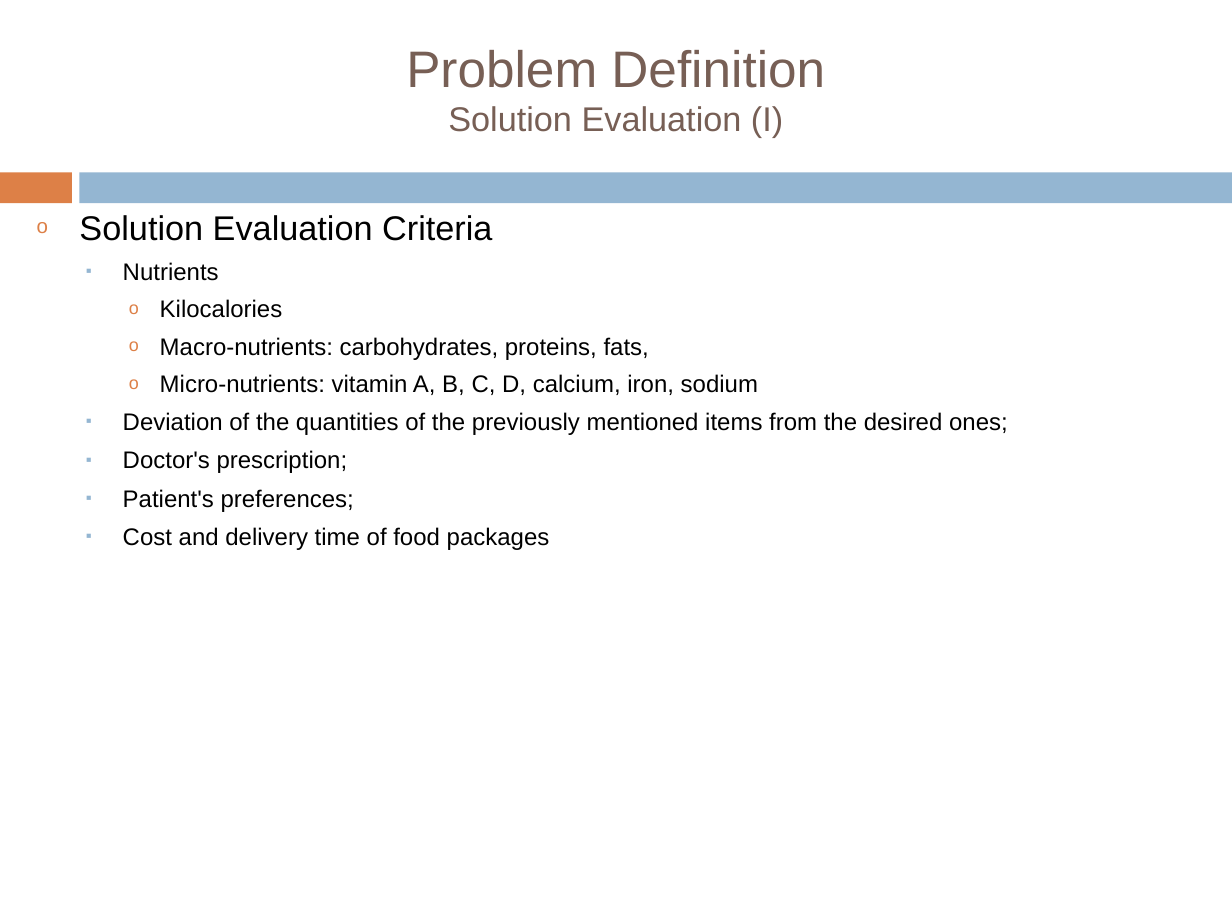
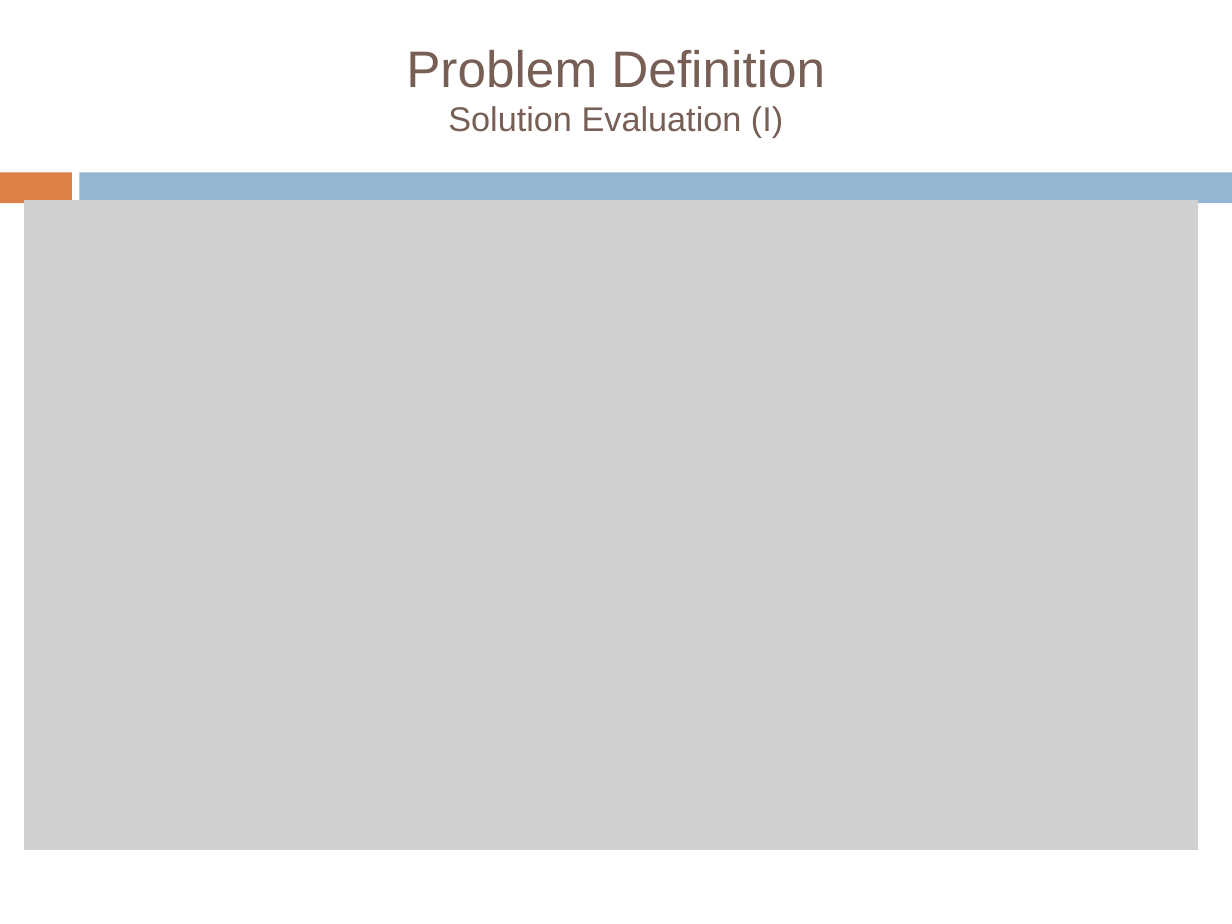
Before and after one commit to tiberiu-b/Diet4EldersDocumentation, a slide deck: slide 13 of Prezentare/TiberiuBoros.pptx. Drawn at 1232x924 pixels with LibreOffice and Linux fonts; fonts in the diff are those of the drawing; grey boxes stand for pictures; background and template pictures are left out. Boxes give left, top, right and bottom in pixels: in the first picture for what was removed or moved away, otherwise in the second. Text is boxed around its words. In the diff, an @@ line names an element or a change of style, - is before the commit and + after.

```diff
--- a/Prezentare/TiberiuBoros.pptx
+++ b/Prezentare/TiberiuBoros.pptx
@@ picture added at [25,200,1199,850] @@
@@ text removed at [79,215,1008,550] @@
-o Solution Evaluation Criteria
-  ▪ Nutrients
-    o Kilocalories
-    o Macro-nutrients: carbohydrates, proteins, fats,
-    o Micro-nutrients: vitamin A, B, C, D, calcium, iron, sodium
-  ▪ Deviation of the quantities of the previously mentioned items from the desired ones;
-  ▪ Doctor's prescription;
-  ▪ Patient's preferences;
-  ▪ Cost and delivery time of food packages
```
Also in this commit, not shown: 11 other slides changed, 1 slide removed.
